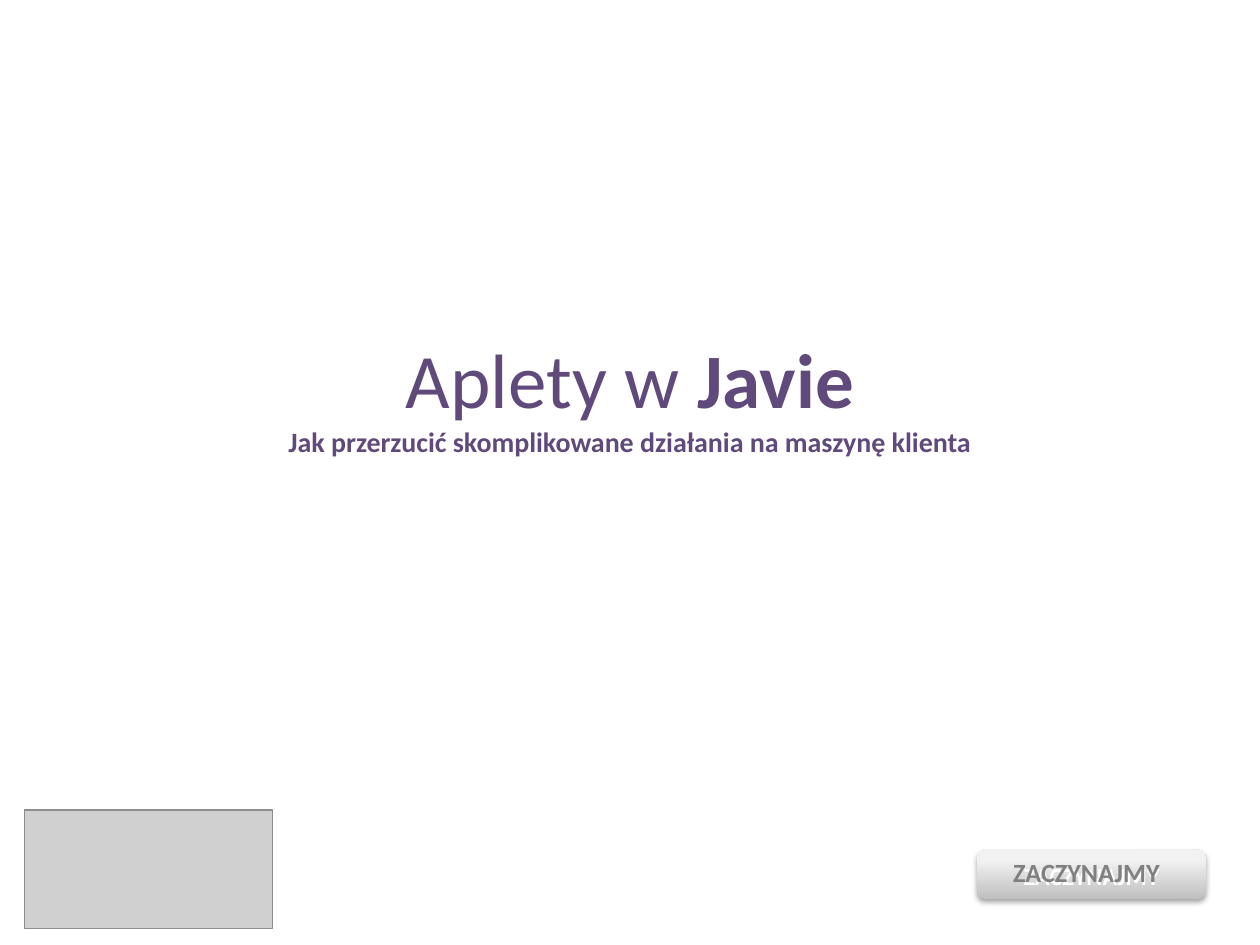
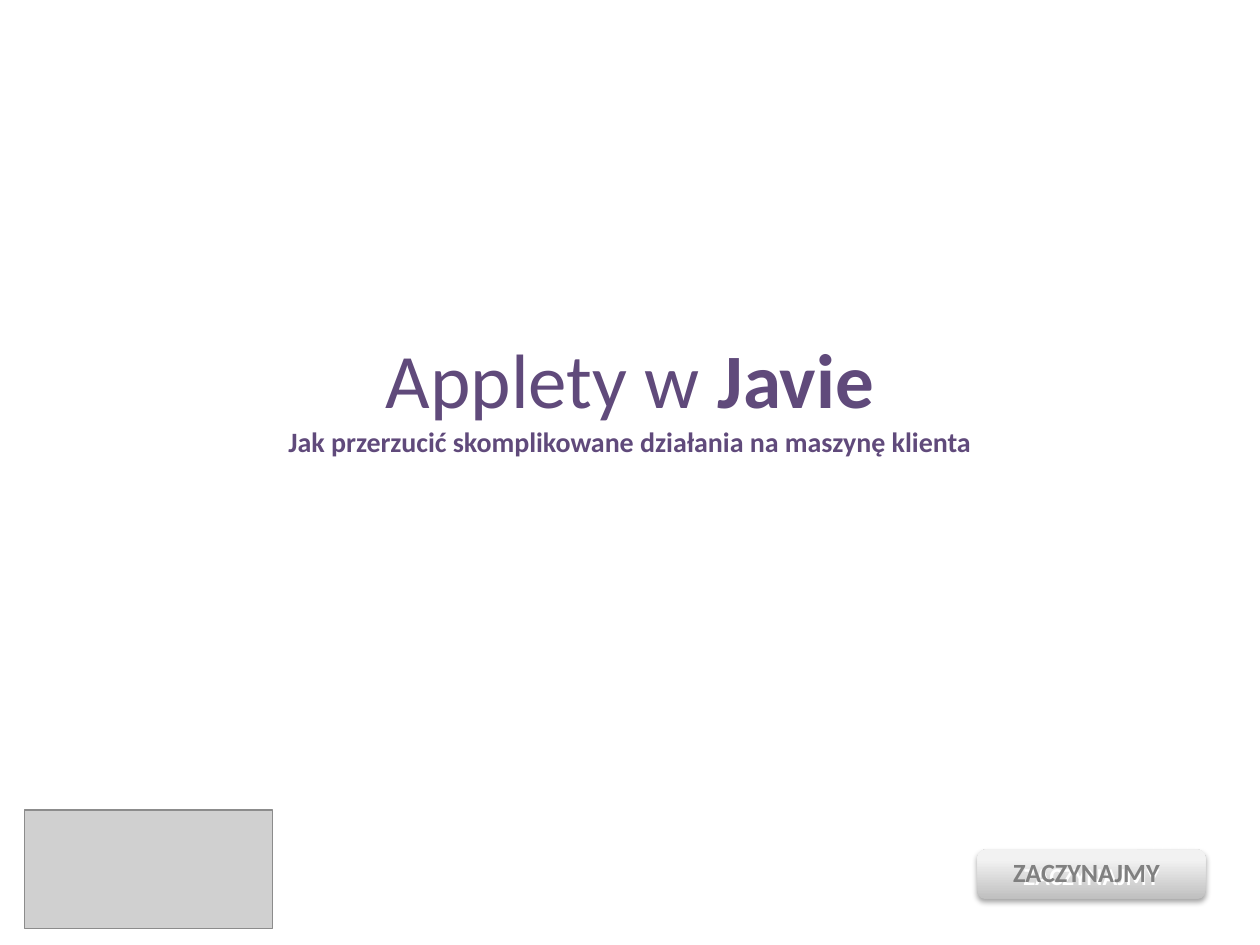
Before and after one commit to swistaczek/Java-Applets, a slide deck: slide 1 of prezka.pptx. Drawn at 1260x945 pixels with LibreOffice and Linux fonts; fonts in the diff are those of the drawing; grey boxes stand for pictures; background and template pictures are left out. Boxes give left, top, right and bottom in pixels: in the first picture for what was removed or moved away, otherwise in the second. Text is boxed around its words. In the diff, an @@ line names an element or a change of style, - is before the commit and + after.

```diff
--- a/prezka.pptx
+++ b/prezka.pptx
@@ title at [288, 354, 971, 457]: text changed @@
-Aplety w Javie
-Jak przerzucić skomplikowane działania na maszynę klienta
+Applety w Javie
+Jak przerzucić skomplikowane działania na maszynę klienta
```
Also in this commit, not shown: 2 other slides changed, 7 other files.
